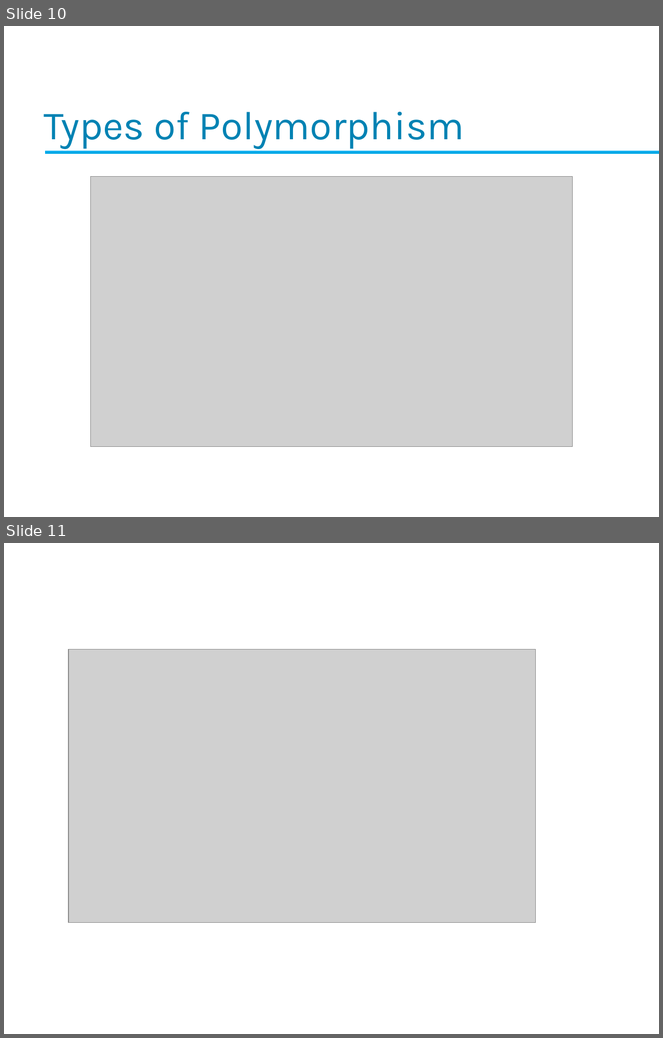
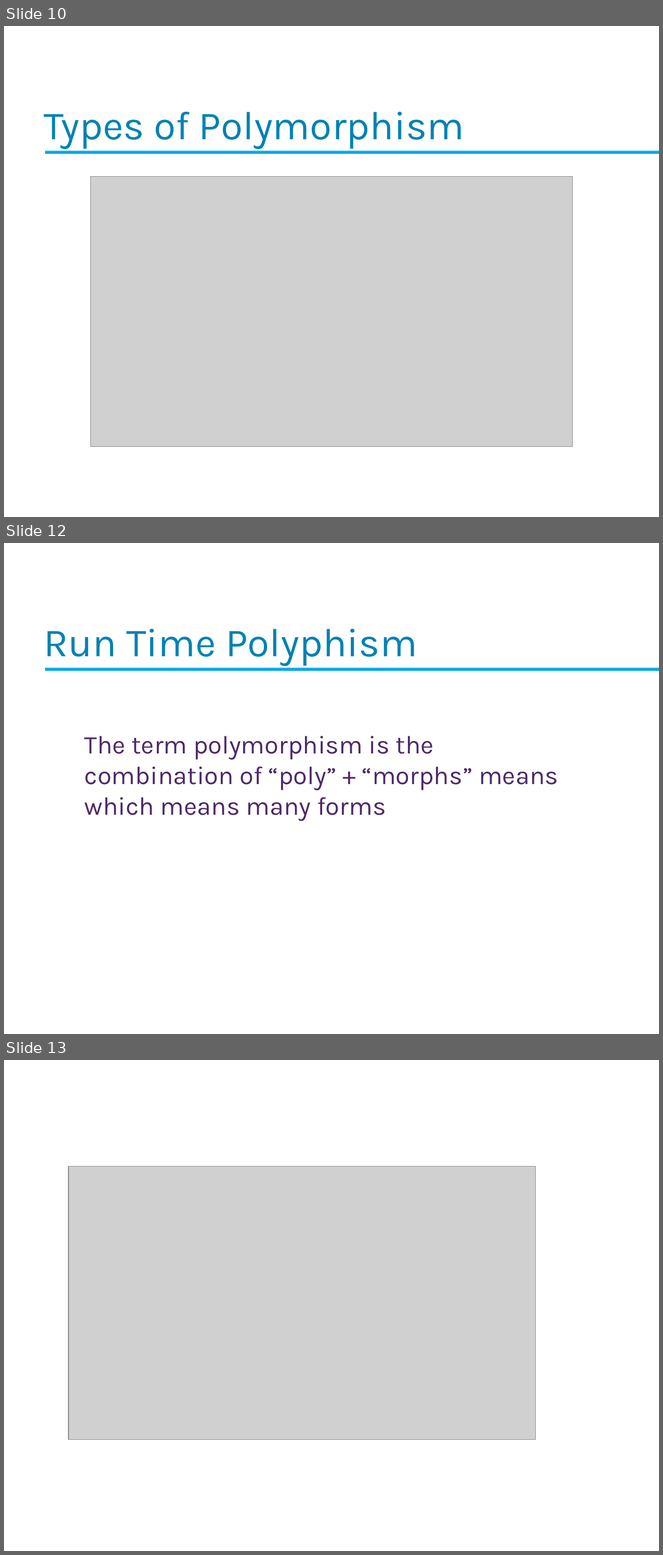
Before and after one commit to Imran4424/C-Plus-Plus-Object-Oriented, a slide deck: OOP.pptx. Shown one above the other, each under a label of ours: slides 10 and 11 before the commit, slides 10, 12 and 13 after it; the slides between them are not shown. The pictures are 663x1038 and 663x1555 pixels, drawn with LibreOffice and Linux fonts; fonts in the diff are those of the drawing; grey boxes stand for pictures; background and template pictures are left out. Boxes give left, top, right and bottom in pixels: in the first picture for what was removed or moved away, otherwise in the second. Text is boxed around its words. In the diff, an @@ line names an element or a change of style, - is before the commit and + after.

Commit message:
oop slide

```diff
--- a/OOP.pptx
+++ b/OOP.pptx
@@ slide 12 added at (4, 543, 659, 1034), background picture (left out) @@
@@ text added at (44, 629, 417, 666), 44 pt, text #0083B3 @@
+Run Time Polyphism
@@ rectangle added at (45, 668, 659, 671), fill gradient #4BB7F4 to #00AEEF to #009BD4, outline #00AEEF 0.5 pt @@
@@ text added at (85, 736, 558, 821), 28 pt, text #4E2968 @@
+The term polymorphism is the combination of “poly” + “morphs” means which means many forms
@@ what was slide 11 is now slide 13 @@
```
Also in this commit, not shown: 1 slide changed, 1 other slide added.
